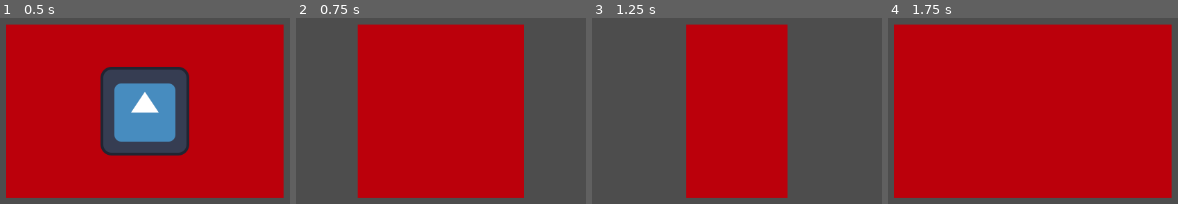
Above: before the commit, frames 1-4 (left to right).
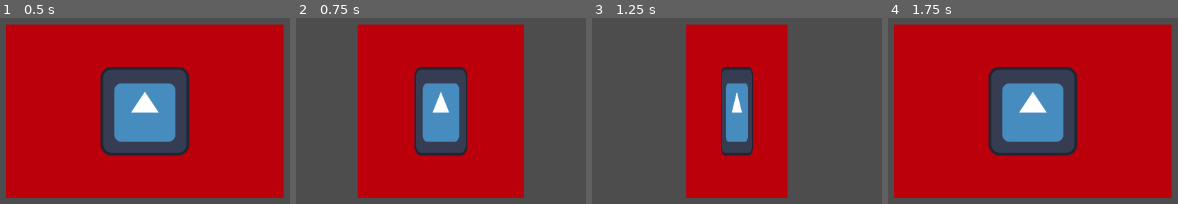
Above: after the commit, the same moments.

Repository: banana67676/Pitch-It-2025-2026
Game: Godot game, scene res://Card/Preset/card.tscn
The game is run twice, just before and just after one commit, with the same random seed, the same clock (stepped at 60 frames per second) and the same inputs. This scene is started directly instead of the project's main scene. The engine's default icon, where the game draws it, is replaced by a stand-in: a white triangle on a blue panel in a dark square.
Inputs (mouse positions are in pixels of both pictures, inside the frame that each line leads up to):
- Up to frame 1 (0.5 s): no input
- Up to frame 2 (0.75 s): tap Enter at 0.5 s; move the mouse to (441, 111) at 0.52 s; press the mouse at (441, 111) at 0.53 s
- Up to frame 3 (1.25 s): no input
- Up to frame 4 (1.75 s): move the mouse to (outside the picture) at 1.27 s; release the mouse at (outside the picture) at 1.28 s; click (outside the picture) at 1.35 s

Frame 1 is identical in both runs. In frame 2, 8.7% of the frame differs, in the area x 40-59%, y 26-75%; in frame 3, 5.2%; in frame 4, 15%, in the area x 34-66%, y 26-75%.

Commit message:
fixed flip animation, side still doesn't change

Diff:
--- a/Card/Preset/card.gd
+++ b/Card/Preset/card.gd
@@ -26,19 +26,25 @@
 	print("shrinking")
 	var shrinkTween = create_tween()
 	shrinkTween.tween_property(self, "scale:x", 0, FLIP_TIME)
+	shrinkTween.tween_callback(grow)
 	currentSide.visible = false
 	print("done shrinking")
 	return shrinkTween
 
-func grow() -> Tween:
+func grow():
 	print("growing")
+	print(self.scale.x)
+	print("current side is ", currentSide)
+	swap_current_side()
+	var tween = create_tween()
+	print("growing")
+	state = growing
 	currentSide.visible = true
-	var growTween = create_tween()
-	growTween.tween_property(self, "scale:x", 1, FLIP_TIME)
-	print("done growing?")
-	return growTween
+
+	tween.tween_property(self, "scale:x", 1, FLIP_TIME)
 
 func swap_current_side():
+	print("swapping side was ", currentSide)
 	if currentSide == back:
 		currentSide = front
 	elif currentSide == front:
@@ -47,17 +53,20 @@
 		print("side is null")
 
 func flip() -> void:
-	state = shrinking
-	var shrinkTween = shrink()
-	await shrinkTween.finished
-	swap_current_side()
-	state = growing
-	var growTween = grow()
-	await growTween.finished
-	print("actually done growing")
+	var tween = create_tween()
+	tween.tween_property(self, "scale:x", 0, FLIP_TIME)
+	tween.chain().tween_callback(grow)
 	state = stay
 
 func _on_input_event(viewport: Node, event: InputEvent, shape_idx: int) -> void:
 	if event is InputEventMouseButton:
 		print("card clicked")
 		flip()
+		# test()
+
+
+func test():
+	var tween = create_tween()
+	tween.tween_property(self, "scale:x", 0, FLIP_TIME)
+	tween.chain().tween_property(self, "scale:x", 1, FLIP_TIME)
+	pass
